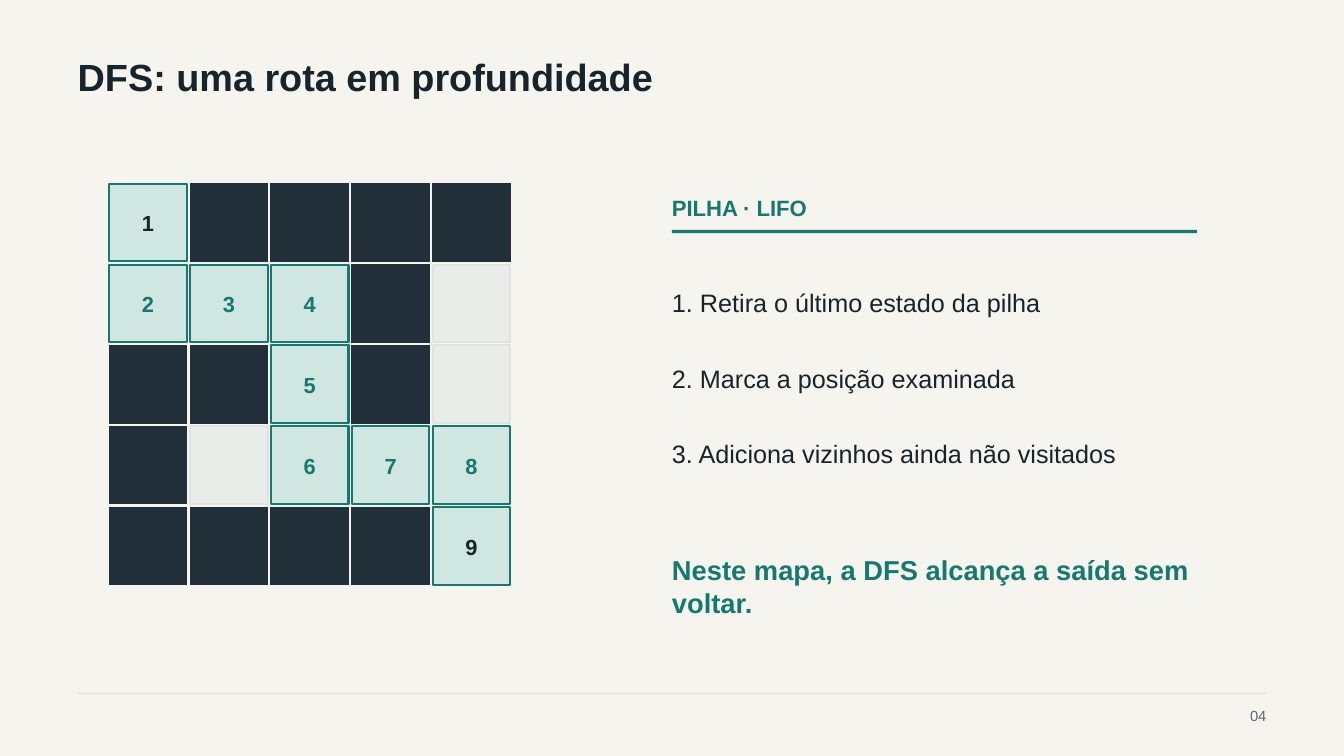
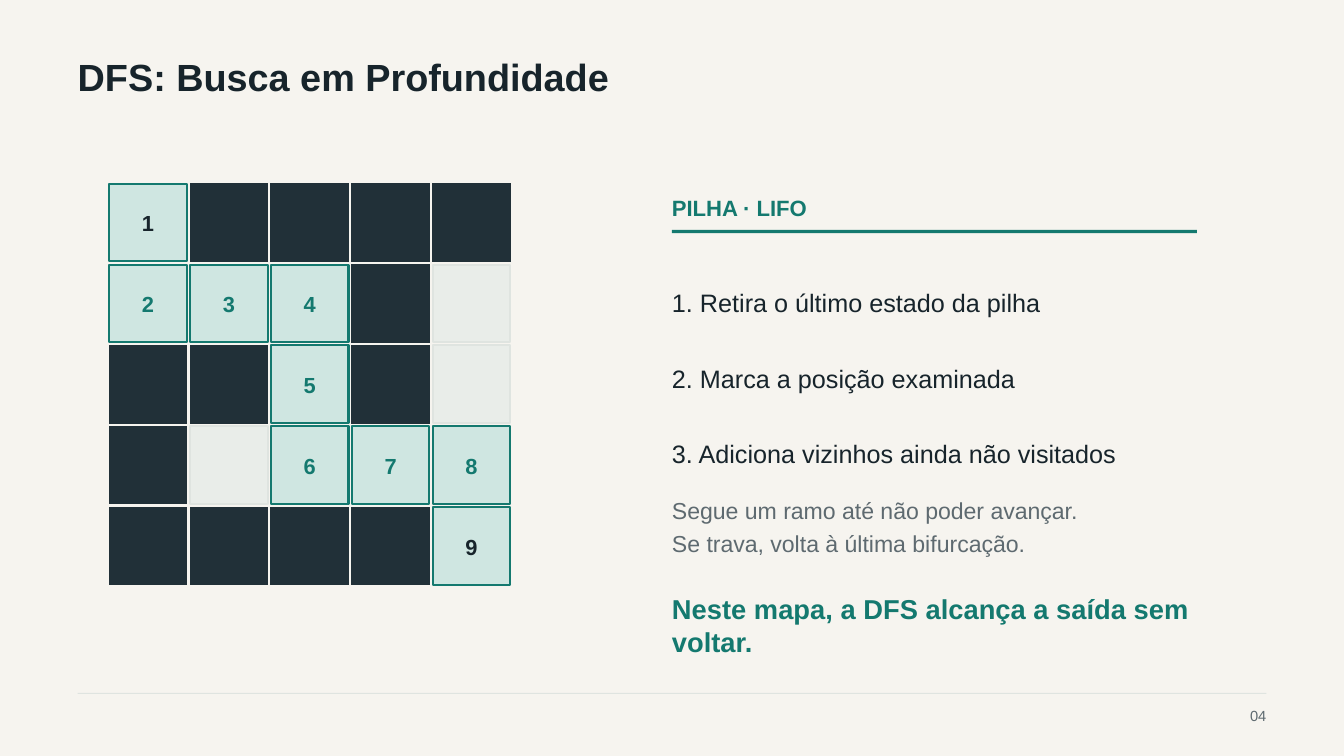
Before and after one commit to gaschenorberger/BuscaCegaIA, a slide deck: slide 4 of docs/Busca Profundidade e Largura.pptx. Drawn at 1344x756 pixels with LibreOffice and Linux fonts; fonts in the diff are those of the drawing. Boxes give left, top, right and bottom in pixels: in the first picture for what was removed or moved away, otherwise in the second. Text is boxed around its words. In the diff, an @@ line names an element or a change of style, - is before the commit and + after.

```diff
--- a/docs/Busca Profundidade e Largura.pptx
+++ b/docs/Busca Profundidade e Largura.pptx
@@ text at (x1=78, y1=63, x2=608, y2=92): text changed @@
-DFS: uma rota em profundidade
+DFS: Busca em Profundidade
@@ text added at (x1=672, y1=502, x2=1078, y2=524), 16.5 pt, text #5E6A70 @@
+Segue um ramo até não poder avançar.
@@ text added at (x1=672, y1=535, x2=1025, y2=557), 16.5 pt, text #5E6A70 @@
+Se trava, volta à última bifurcação.
@@ text "Neste mapa, a DFS alcança ..." moved from (x1=672, y1=560, x2=1189, y2=614) to (x1=672, y1=599, x2=1189, y2=653) @@
```
Also in this commit, not shown: 1 other slide changed, 1 other file.
